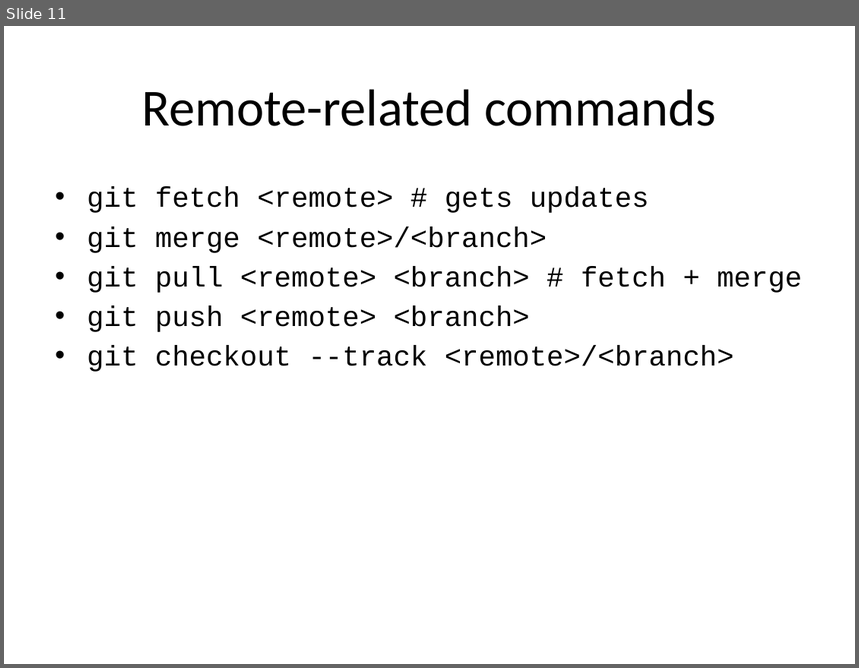
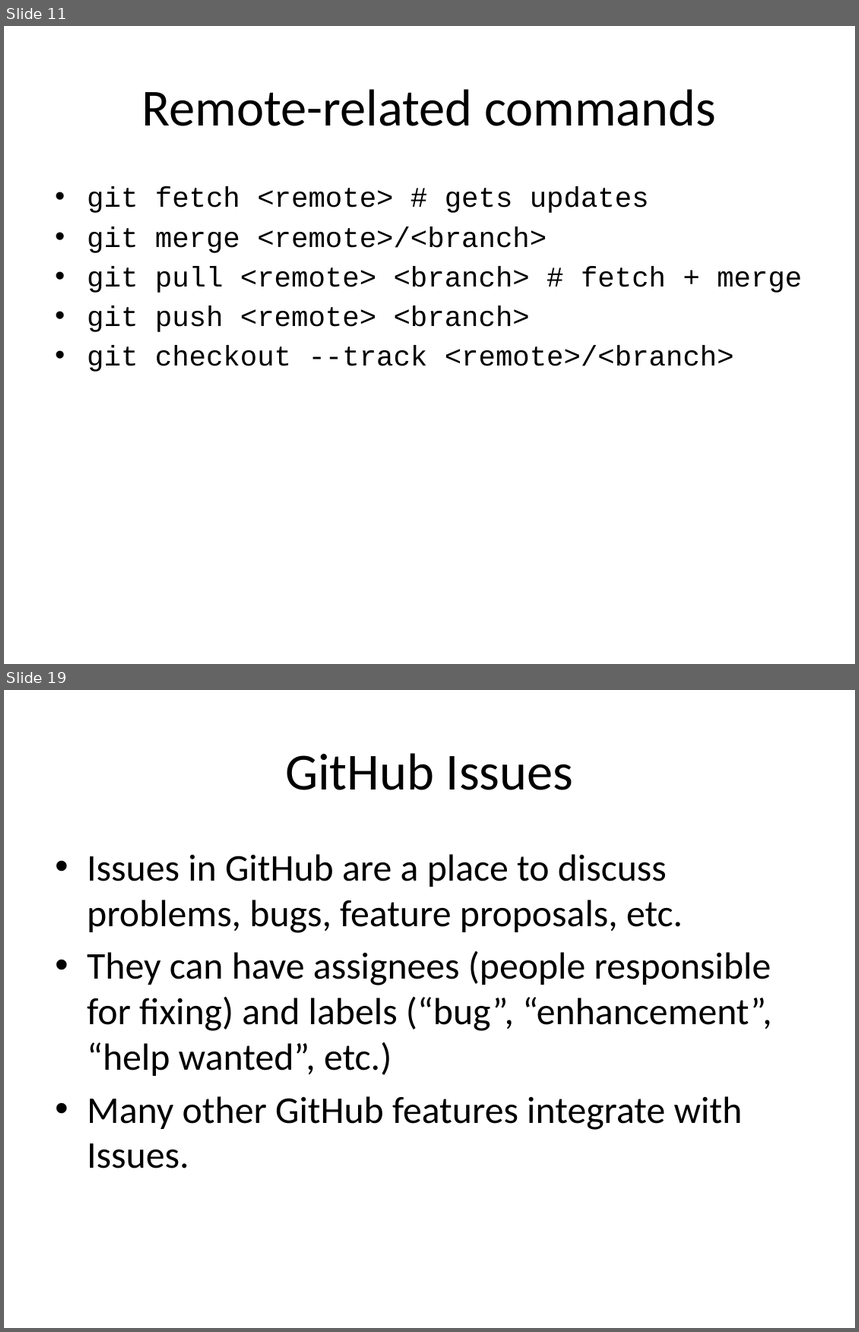
Before and after one commit to nuitrcs/intermediate-git-workshop, a slide deck: Intermediate Git and GitHub.pptx. Shown one above the other, each under a label of ours: slide 11 before the commit, slides 11 and 19 after it; the slides between them are not shown. The pictures are 859x668 and 859x1332 pixels, drawn with LibreOffice and Linux fonts; fonts in the diff are those of the drawing; background and template pictures are left out. Boxes give left, top, right and bottom in pixels: in the first picture for what was removed or moved away, otherwise in the second. Text is boxed around its words. In the diff, an @@ line names an element or a change of style, - is before the commit and + after.

```diff
--- a/Intermediate Git and GitHub.pptx
+++ b/Intermediate Git and GitHub.pptx
@@ slide 19 added at bbox=[4, 690, 855, 1328], background picture (left out) @@
@@ title added at bbox=[285, 753, 573, 790], 44 pt, text #000000 @@
+GitHub Issues
@@ text added at bbox=[87, 854, 772, 1169], 32 pt, text #000000 @@
+• Issues in GitHub are a place to discuss problems, bugs, feature proposals, etc.
+• They can have assignees (people responsible for fixing) and labels (“bug”, “enhancement”, “help wanted”, etc.)
+• Many other GitHub features integrate with Issues.
@@ page number added at bbox=[614, 1281, 813, 1315], 12 pt, text #FFFFFF @@
+18
```
Also in this commit, not shown: 3 slides changed, 11 other slides added.
